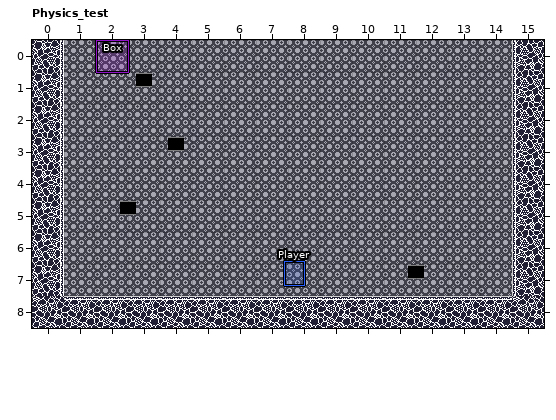
Two versions of a level (LDtk project, src/assets/levels/PlaydateProjectTest.ldtk). Above: the version before the commit.
Cells are 32x32 px. Shown: Physics_test x 0..15, y 0..8.
After:
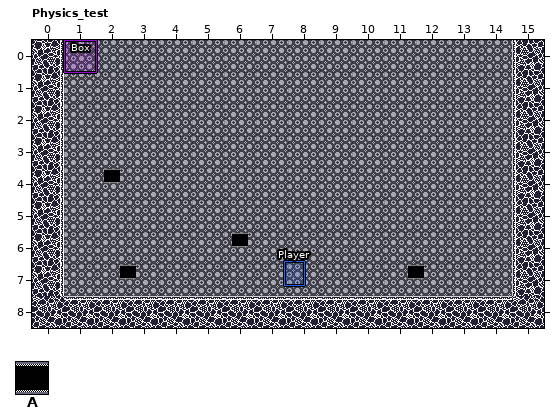
Key: from "TilesetX_table_32_32": A 27.
Objects are placed by their top-left corner, in cells (3,4 is the top-left corner of cell 3,4); size is 1x1 cell unless given.
What changed:
--- layer "Entities"
-A "ConveyorBelt" at 2,1 size 3x0.5
+A "ConveyorBelt" at 1,4 size 3x0.5
-A "ConveyorBelt" at 3,3 size 3x0.5
+A "ConveyorBelt" at 5,6 size 3x0.5
-A "ConveyorBelt" at 1,5 size 4x0.5
+A "ConveyorBelt" at 1,7 size 4x0.5
-"Box" rectangle at 2,0
+"Box" rectangle at 1,0
